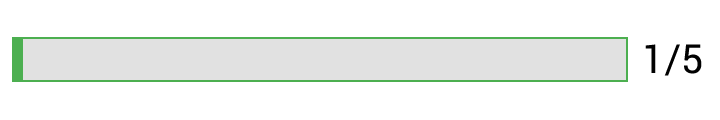
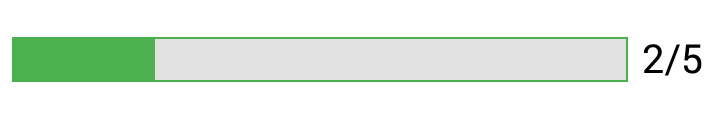
Revision of a layered 720px x 120px image; what changed, layer by layer:
renamed "1/5" to "2/5", painted on it over [644, 44, 663, 73]
painted on "Rectangle 1 copy" over [23, 39, 155, 80]
